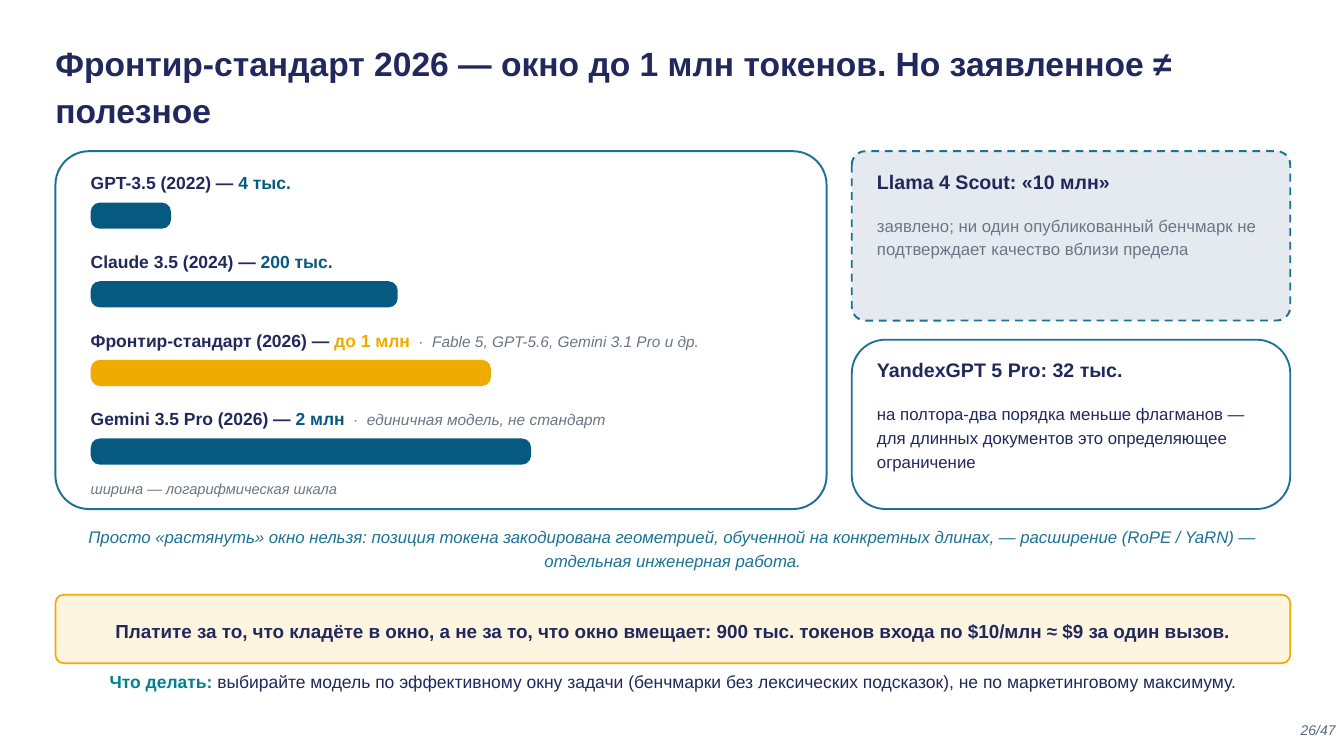
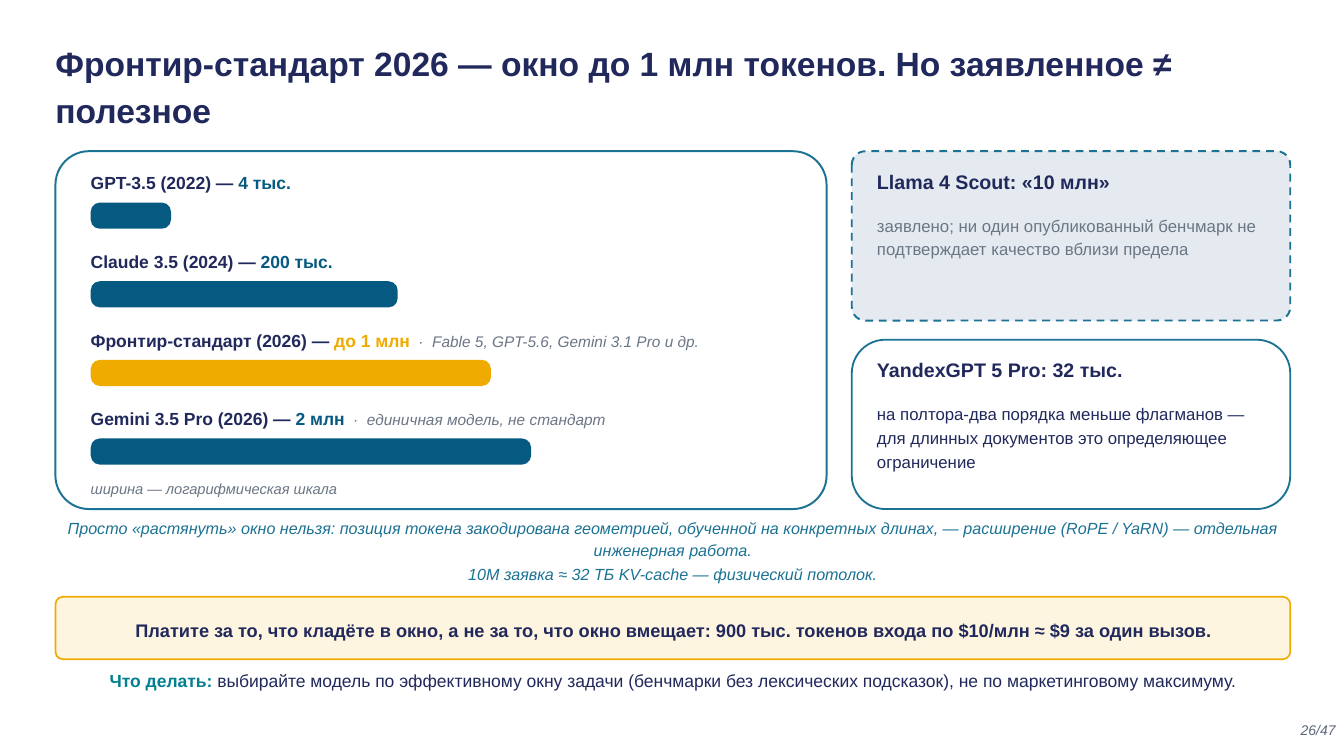
Before and after one commit to tellina-study/AI-usage-lessons, a slide deck: slide 26 of library/lectures/lec-02/rendered/lec-02.pptx. Drawn at 1344x756 pixels with LibreOffice and Linux fonts; fonts in the diff are those of the drawing. Boxes give left, top, right and bottom in pixels: in the first picture for what was removed or moved away, otherwise in the second. Text is boxed around its words. In the diff, an @@ line names an element or a change of style, - is before the commit and + after.

```diff
--- a/library/lectures/lec-02/rendered/lec-02.pptx
+++ b/library/lectures/lec-02/rendered/lec-02.pptx
@@ text "Просто «растянуть» окно нельзя: позиция ...": place and size @@
-text "Просто «растянуть» окно нельзя: позиция ..." at bbox=[88, 531, 1234, 571]
+text "Просто «растянуть» окно нельзя: позиция ..." at bbox=[68, 522, 1278, 584]
@@ text at bbox=[68, 522, 1278, 560]: size 12 to 11.5 pt in "Просто «растянуть» окно нельзя: позиция токена закодирована ..."; line spacing 1.15 to 1.12 @@
@@ text at bbox=[468, 568, 877, 584]: paragraph added @@
+10M заявка ≈ 32 ТБ KV-cache — физический потолок.
@@ rounded rectangle: place and size @@
-rounded rectangle at bbox=[55, 595, 1291, 663]
+rounded rectangle at bbox=[55, 597, 1291, 659]
@@ text "Платите за то, что кладёте ..." at bbox=[135, 623, 1212, 641]: size 13.5 to 13 pt @@
```
Also in this commit, not shown: 1 other slide changed, 20 other files.
